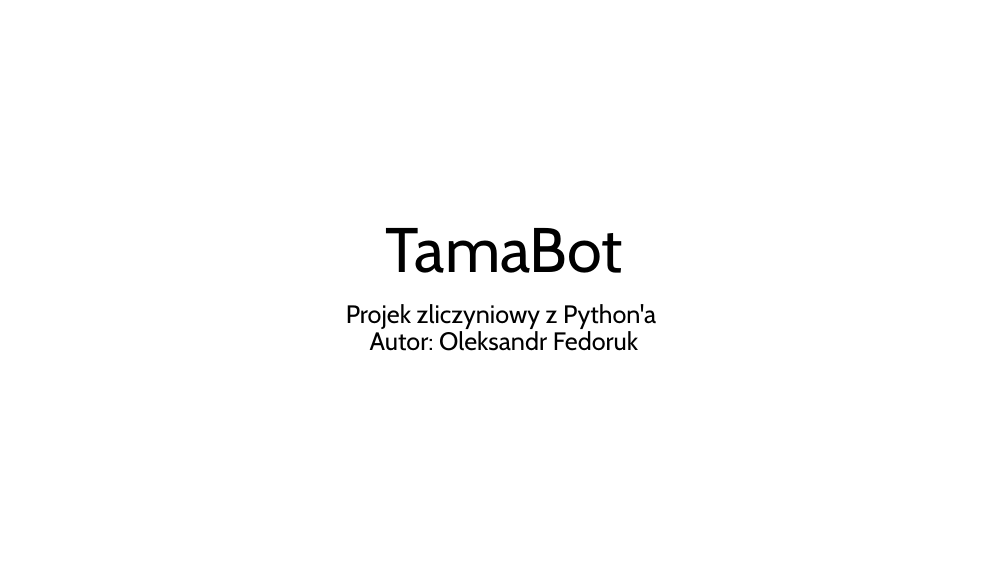
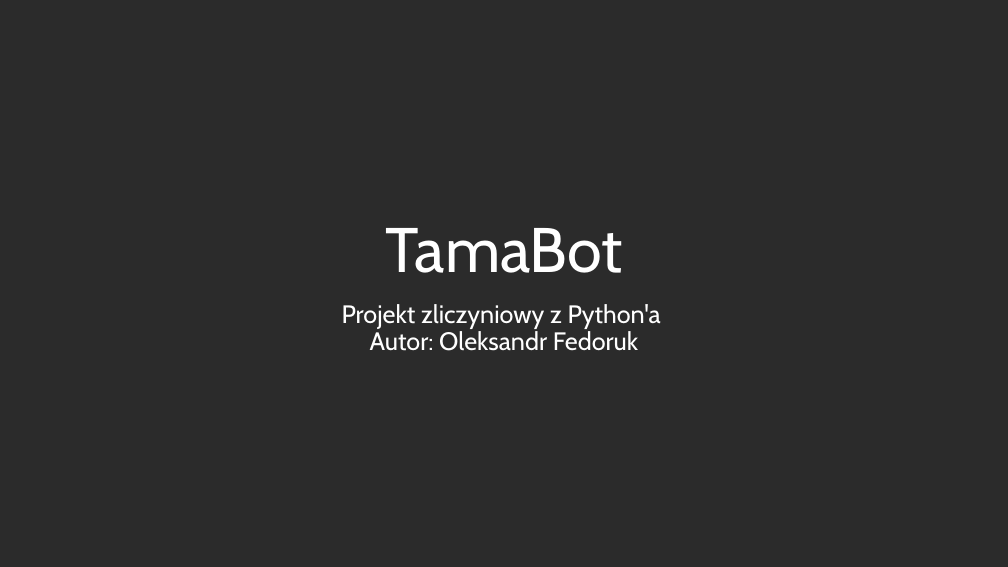
Before and after one commit to CodyDismal/telebot, a slide deck: slide 1 of TamaBot.pptx. Drawn at 1008x567 pixels with LibreOffice and Linux fonts; fonts in the diff are those of the drawing; background and template pictures are left out; a plain dark background stands for a picture behind light text. Boxes give left, top, right and bottom in pixels: in the first picture for what was removed or moved away, otherwise in the second. Text is boxed around its words. In the diff, an @@ line names an element or a change of style, - is before the commit and + after.

```diff
--- a/TamaBot.pptx
+++ b/TamaBot.pptx
@@ background #FFFFFF to picture (left out) @@
@@ title "TamaBot" at box(385, 228, 623, 273): text colour #000000 to #FFFFFF @@
@@ subtitle at box(342, 304, 661, 351): text changed; text colour #000000 to #FFFFFF @@
-Projek zliczyniowy z Python'a
-Autor: Oleksandr Fedoruk
+Projekt zliczyniowy z Python'a
+Autor: Oleksandr Fedoruk
```
Also in this commit, not shown: 7 other slides changed, 1 slide added, 12 other files.
